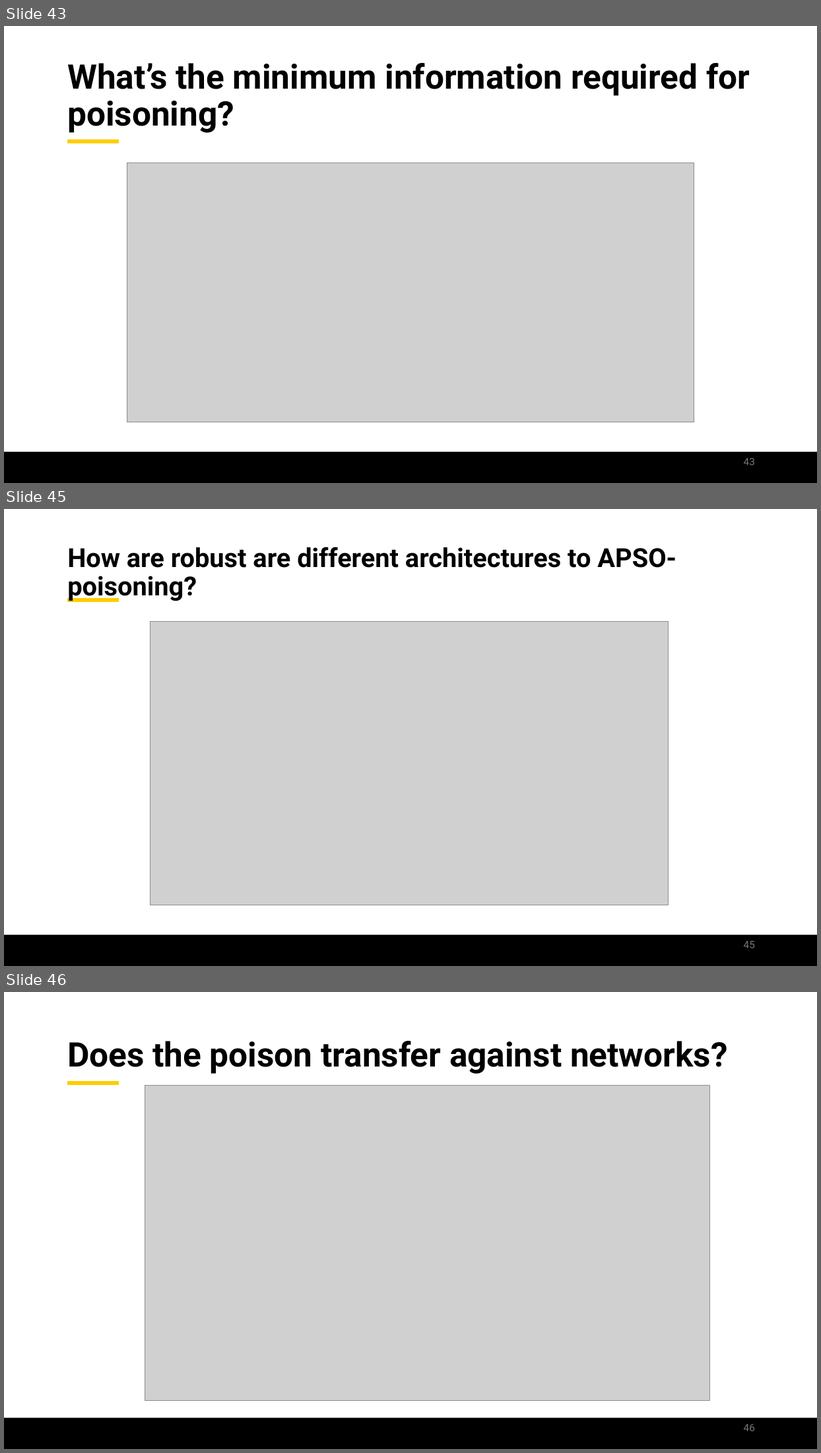
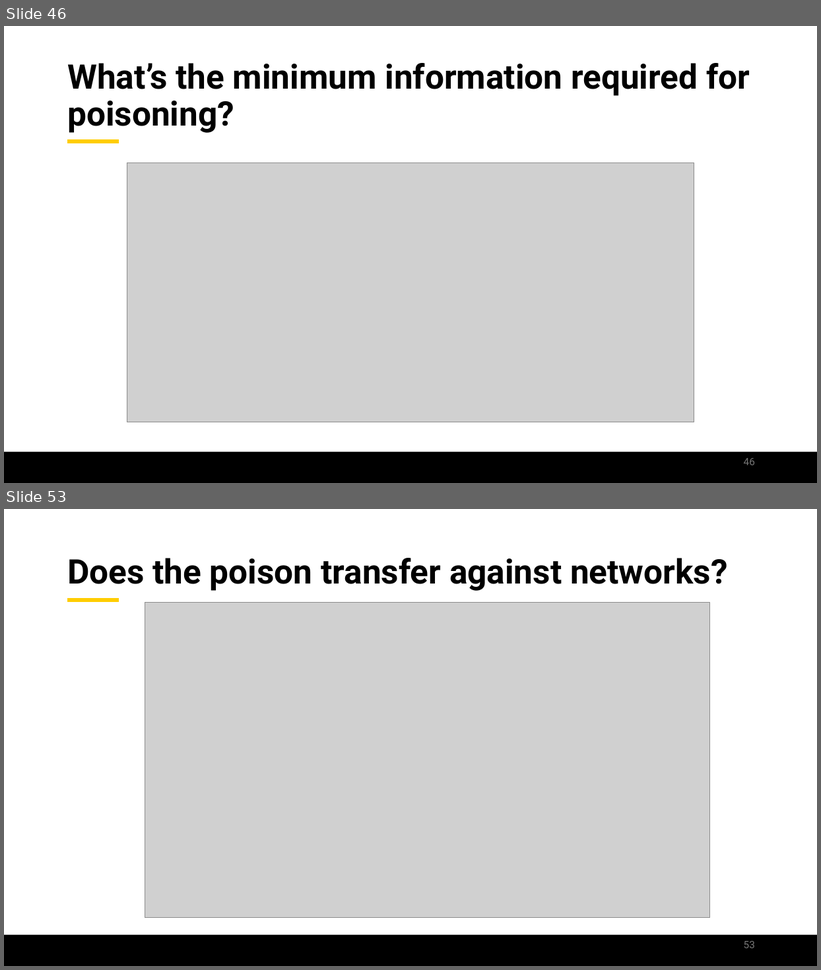
Before and after one commit to jamilgafur/Presentation, a slide deck: Presentation.pptx. Shown one above the other, each under a label of ours: slides 43, 45 and 46 before the commit, slides 46 and 53 after it; the slides between them are not shown. The pictures are 821x1453 and 821x970 pixels, drawn with LibreOffice and Linux fonts; fonts in the diff are those of the drawing; grey boxes stand for pictures; background and template pictures are left out. Boxes give left, top, right and bottom in pixels: in the first picture for what was removed or moved away, otherwise in the second. Text is boxed around its words. In the diff, an @@ line names an element or a change of style, - is before the commit and + after.

```diff
--- a/Presentation.pptx
+++ b/Presentation.pptx
@@ slide 45 removed at <box>4,509,817,966</box>, background #FFFFFF; not listed: 2 template elements that a slide beside it also shows @@
@@ title removed at <box>67,547,677,602</box> @@
-How are robust are different architectures to APSO-poisoning?
@@ picture removed at <box>151,621,669,906</box> @@
@@ page number removed at <box>744,941,755,949</box> @@
-45
@@ what was slide 43 is now slide 46 @@
@@ page number at <box>744,458,755,466</box>: text changed @@
-43
+46
@@ what was slide 46 is now slide 53 @@
@@ page number at <box>744,941,755,949</box>: text changed @@
-46
+53
```
Also in this commit, not shown: 9 slides changed, 11 slides added, 2 other slides removed.
